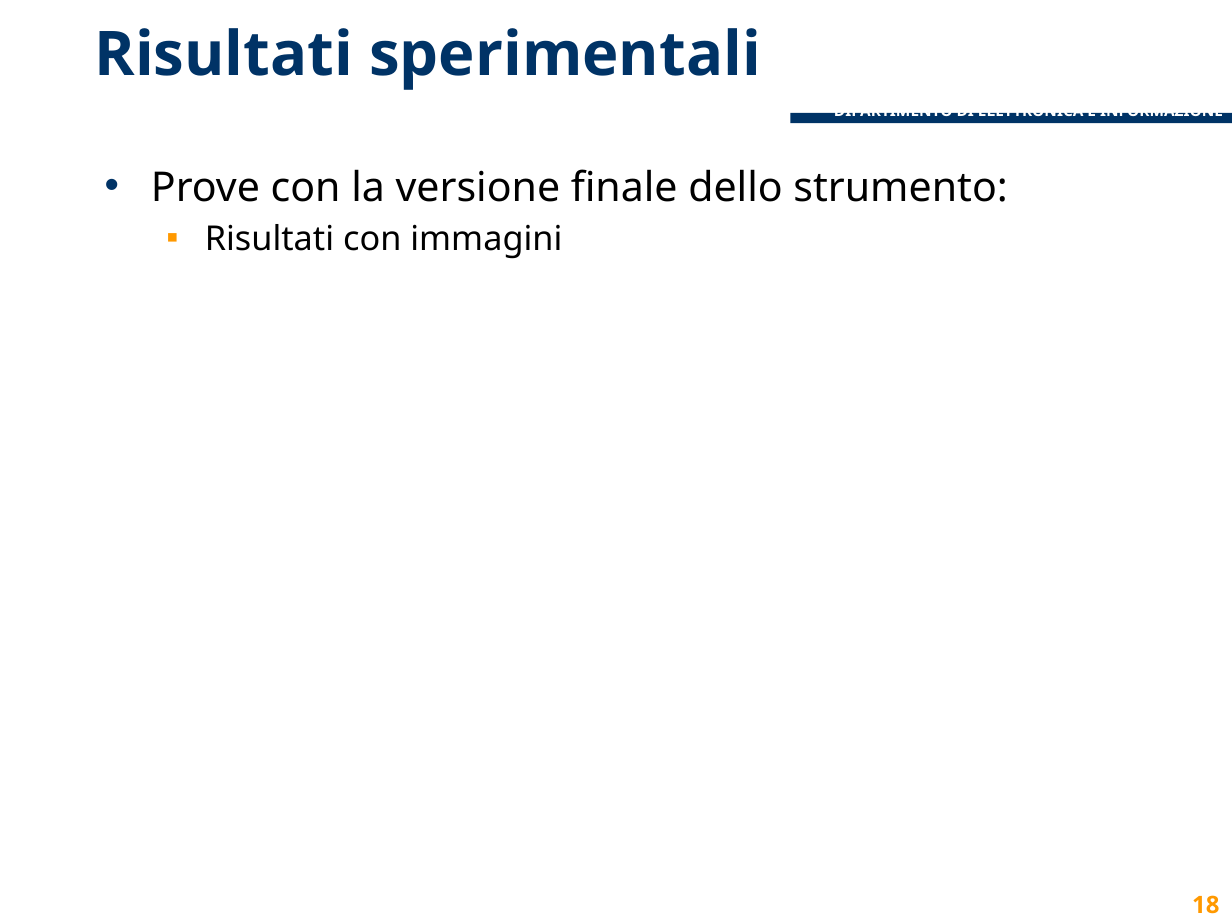
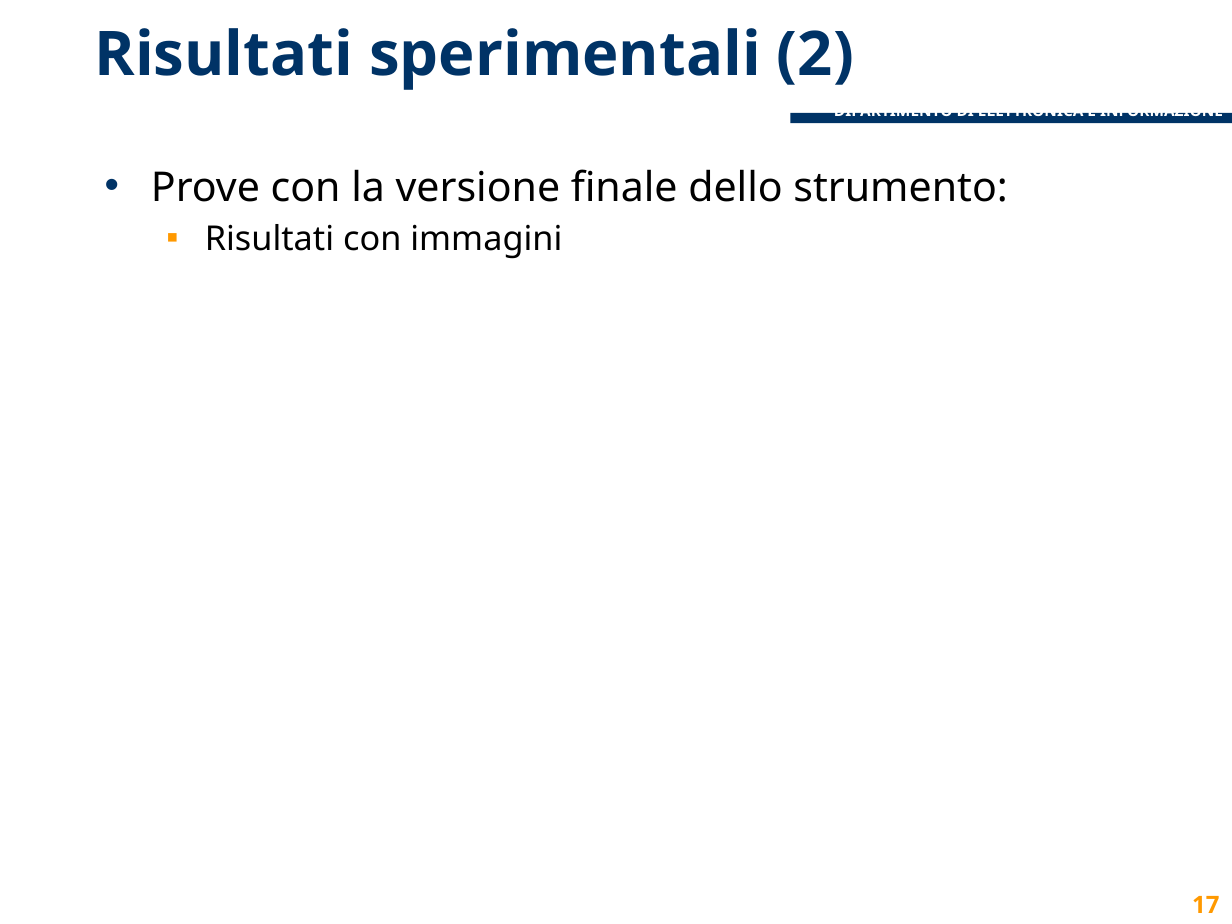
Before and after one commit to lcavagnispolimi/thesis_latex, a slide deck: slide 17 of presentazione_discussione.pptx (slide 18 before the commit). Drawn at 1232x924 pixels with LibreOffice and Linux fonts; fonts in the diff are those of the drawing; background and template pictures are left out. Boxes give left, top, right and bottom in pixels: in the first picture for what was removed or moved away, otherwise in the second. Text is boxed around its words. In the diff, an @@ line names an element or a change of style, - is before the commit and + after.

```diff
--- a/presentazione_discussione.pptx
+++ b/presentazione_discussione.pptx
@@ title at (94,28,854,90): text changed @@
-Risultati sperimentali
+Risultati sperimentali (2)
@@ page number at (1192,896,1219,913): text changed @@
-18
+17
```
Also in this commit, not shown: 7 other slides changed, 4 slides added, 3 slides removed.
